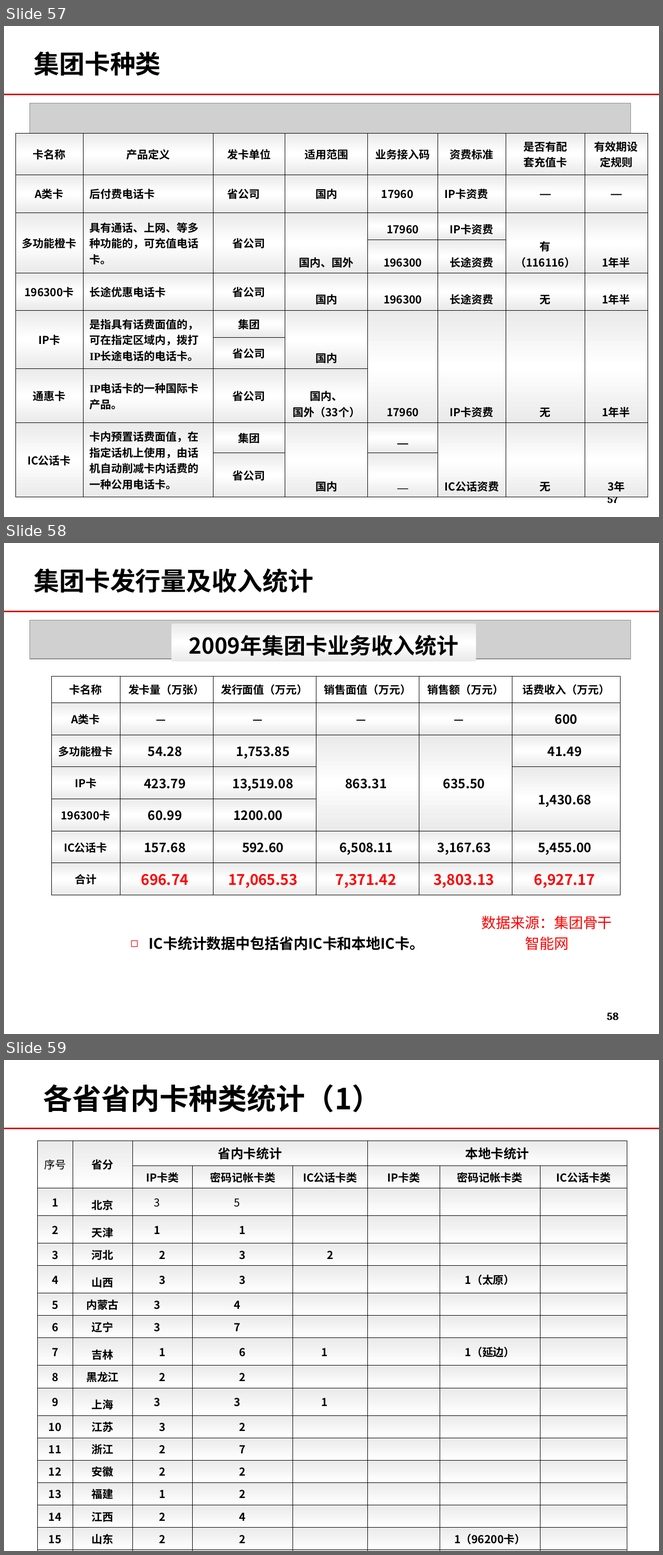
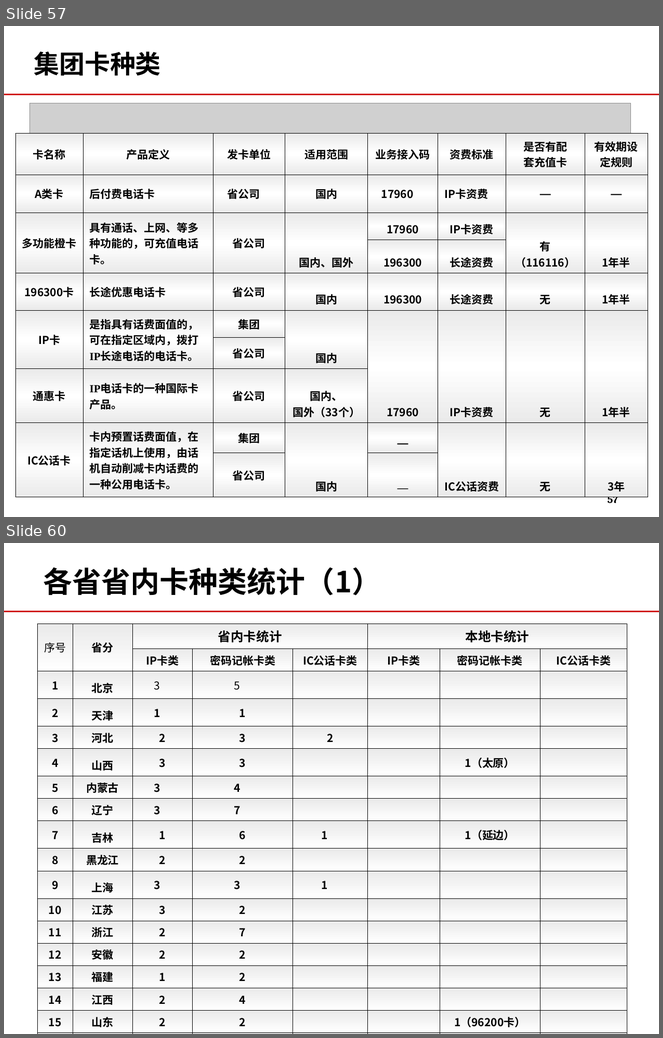
Before and after one commit to momo1101/unicardsrch, a slide deck: 软课题文本/软课题-中国联通电信卡业务及策略研究.ppt. Shown one above the other, each under a label of ours: slides 57, 58 and 59 before the commit, slides 57 and 60 after it; the slides between them are not shown. The pictures are 663x1555 and 663x1038 pixels, drawn with LibreOffice and Linux fonts; fonts in the diff are those of the drawing; grey boxes stand for pictures; background and template pictures are left out. Boxes give left, top, right and bottom in pixels: in the first picture for what was removed or moved away, otherwise in the second. Text is boxed around its words. In the diff, an @@ line names an element or a change of style, - is before the commit and + after.

```diff
--- a/软课题文本/软课题-中国联通电信卡业务及策略研究.ppt
+++ b/软课题文本/软课题-中国联通电信卡业务及策略研究.ppt
@@ slide 58 removed at [4, 543, 659, 1034], background #FFFFFF; not listed: 1 template element that a slide beside it also shows @@
@@ title removed at [34, 568, 313, 593] @@
-集团卡发行量及收入统计
@@ picture removed at [30, 620, 631, 659] @@
@@ rectangle removed at [172, 624, 476, 662] @@
-2009年集团卡业务收入统计
@@ table removed at [51, 676, 620, 895], 7 rows, 6 columns @@
-卡名称 | 发卡量（万张） | 发行面值（万元） | 销售面值（万元） | 销售额（万元） | 话费收入（万元）
-A类卡 | — | — | — | — | 600
-多功能橙卡 | 54.28 | 1,753.85 | 863.31 | 635.50 | 41.49
-IP卡 | 423.79 | 13,519.08 |  |  | 1,430.68
-196300卡 | 60.99 | 1200.00 |  |  | 
-IC公话卡 | 157.68 | 592.60 | 6,508.11 | 3,167.63 | 5,455.00
-合计 | 696.74 | 17,065.53 | 7,371.42 | 3,803.13 | 6,927.17
@@ text removed at [482, 916, 612, 951] @@
-数据来源：集团骨干智能网
@@ text removed at [149, 937, 424, 951] @@
-◻ IC卡统计数据中包括省内IC卡和本地IC卡。
@@ page number removed at [607, 1013, 619, 1020] @@
-58
@@ what was slide 59 is now slide 60 @@
```
Also in this commit, not shown: 6 slides changed, 5 slides added.
